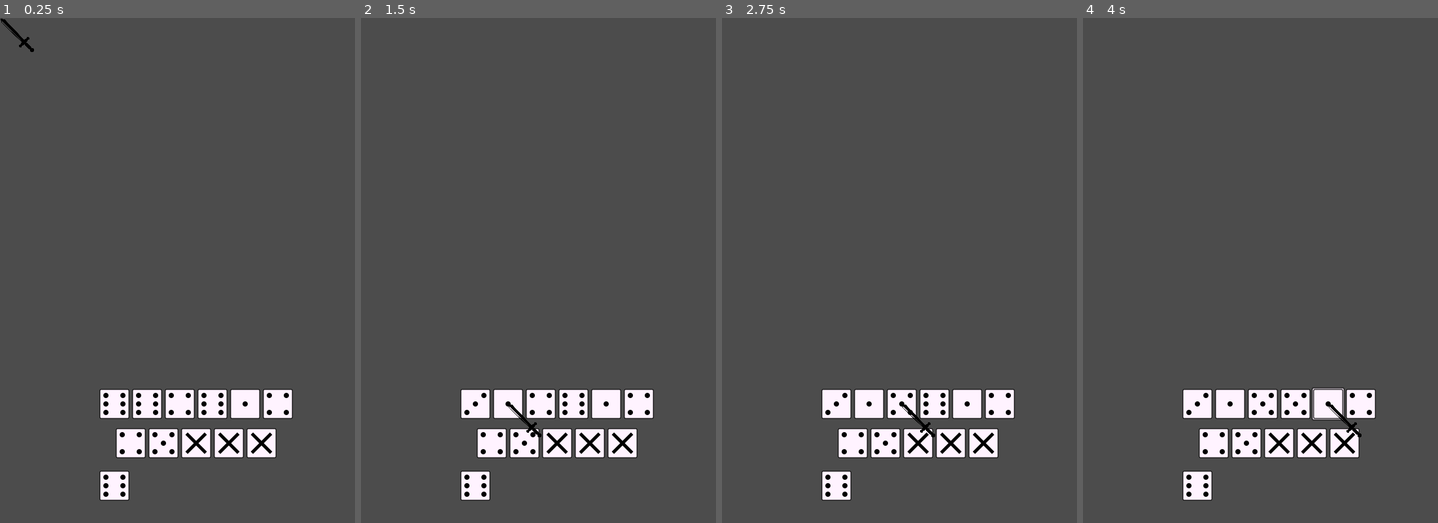
Above: before the commit, frames 1-4 (left to right).
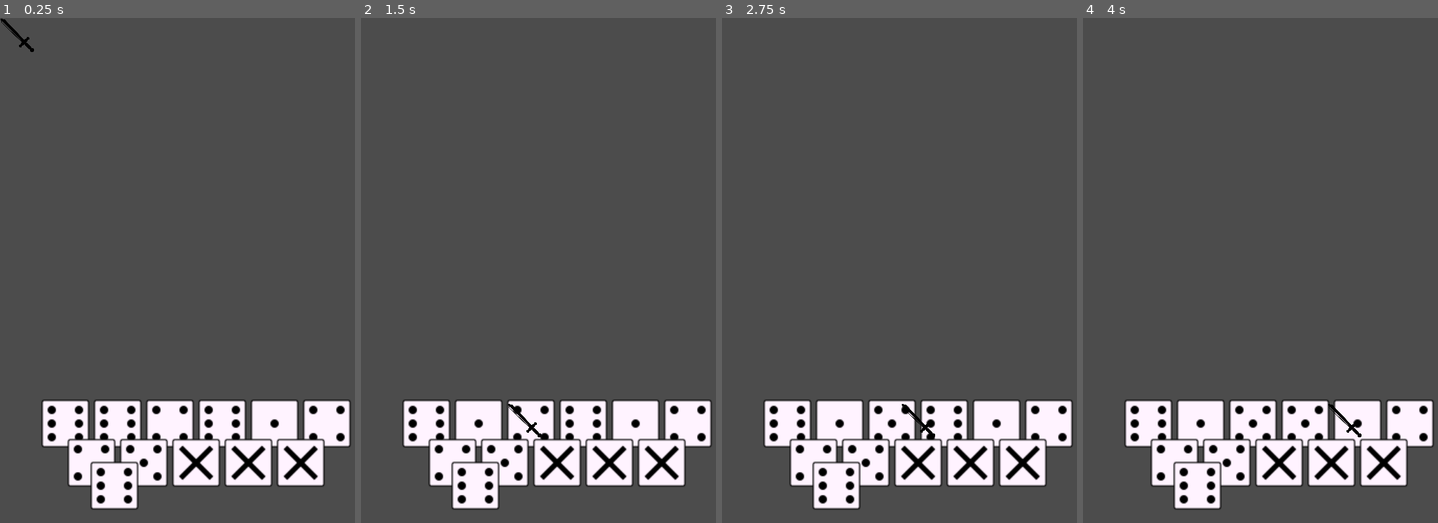
Above: after the commit, the same moments.

Repository: mraich/lantern
Game: Godot game, scene res://scenes/world.tscn
Two runs of this game, one before a commit and one after it. Both use one fixed random seed, a clock stepped at 60 frames per second and the inputs below.
Inputs (mouse positions are in pixels of both pictures, inside the frame that each line leads up to):
- Up to frame 1 (0.25 s): no input
- Up to frame 2 (1.5 s): tap Enter at 0.5 s; move the mouse to (474, 401) at 0.52 s; hold Right mouse button (right_click) 0.53-1.28 s; click (474, 401) at 0.67 s; tap Space at 1.25 s; move the mouse to (506, 401) at 1.27 s; right-click (506, 401) at 1.35 s; click (506, 401) at 1.42 s
- Up to frame 3 (2.75 s): tap Enter at 2 s; move the mouse to (903, 401) at 2.02 s; hold Right mouse button (right_click) from 2.03 s (still down); click (903, 401) at 2.17 s
- Up to frame 4 (4 s): tap Space at 2.75 s; move the mouse to (1296, 401) at 2.77 s; release Right mouse button (right_click) at 2.78 s; right-click (1296, 401) at 2.85 s; click (1296, 401) at 2.92 s; tap Enter at 3.5 s; move the mouse to (1327, 401) at 3.52 s; hold Right mouse button (right_click) from 3.53 s (still down); click (1327, 401) at 3.67 s

The runs differ from the first frame. In frame 1, 12% of the frame differs, in the area x 11-99%, y 73-98%; in frame 2, 12%; in frame 3, 12%; in frame 4, 12%.

Commit message:
Dice:: 1.6-szoros nagyítás.

Diff:
--- a/scenes/dice/dice.tscn
+++ b/scenes/dice/dice.tscn
@@ -3,6 +3,7 @@
 [ext_resource path="res://scripts/dice/dice.gd" type="Script" id=1]
 
 [node name="dice_base" type="Node2D"]
+scale = Vector2( 1.6, 1.6 )
 script = ExtResource( 1 )
 __meta__ = {
 "_edit_group_": true
